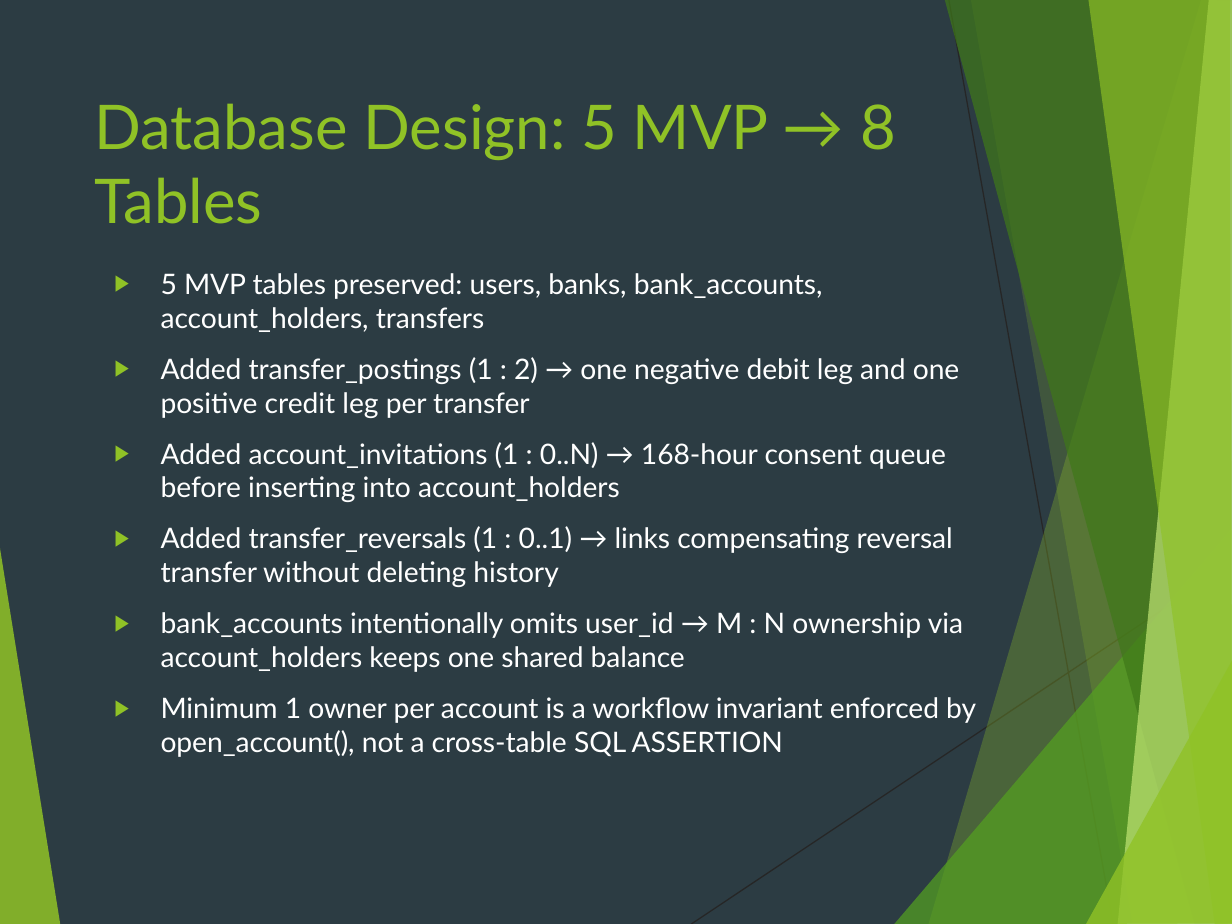
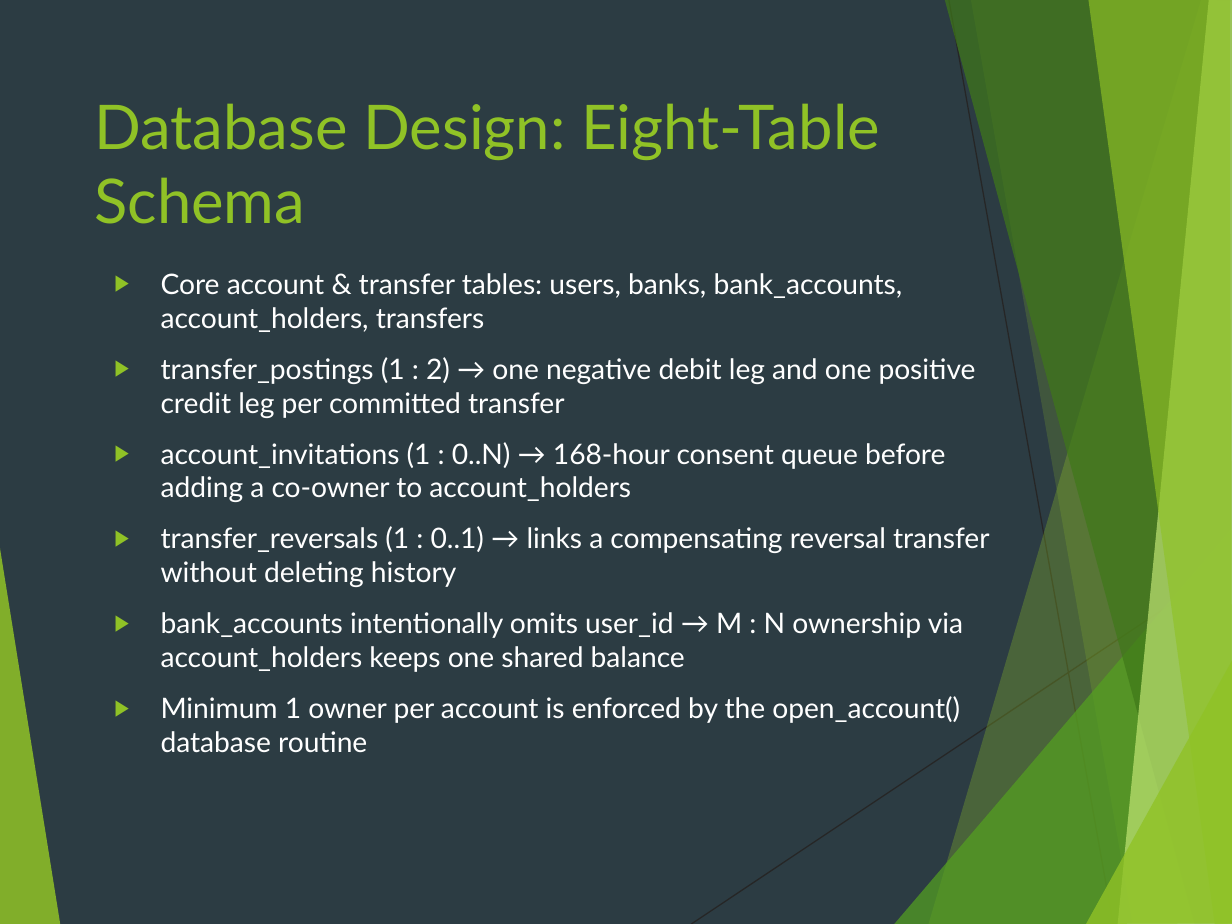
Before and after one commit to venkatasai-kadamati/paylink, a slide deck: slide 5 of docs/adb-final-presentation.pptx. Drawn at 1232x924 pixels with LibreOffice and Linux fonts; fonts in the diff are those of the drawing. Boxes give left, top, right and bottom in pixels: in the first picture for what was removed or moved away, otherwise in the second. Text is boxed around its words. In the diff, an @@ line names an element or a change of style, - is before the commit and + after.

```diff
--- a/docs/adb-final-presentation.pptx
+++ b/docs/adb-final-presentation.pptx
@@ title at [94, 103, 880, 224]: text changed @@
-Database Design: 5 MVP → 8 Tables
+Database Design: Eight-Table Schema
@@ text at [161, 273, 990, 587]: text changed @@
-▶ 5 MVP tables preserved: users, banks, bank_accounts, account_holders, transfers
-▶ Added transfer_postings (1 : 2) → one negative debit leg and one positive credit leg per transfer
-▶ Added account_invitations (1 : 0..N) → 168-hour consent queue before inserting into account_holders
-▶ Added transfer_reversals (1 : 0..1) → links compensating reversal transfer without deleting history
+▶ Core account & transfer tables: users, banks, bank_accounts, account_holders, transfers
+▶ transfer_postings (1 : 2) → one negative debit leg and one positive credit leg per committed transfer
+▶ account_invitations (1 : 0..N) → 168-hour consent queue before adding a co-owner to account_holders
+▶ transfer_reversals (1 : 0..1) → links a compensating reversal transfer without deleting history
@@ text at [161, 696, 960, 753]: text changed @@
-▶ Minimum 1 owner per account is a workflow invariant enforced by open_account(), not a cross-table SQL ASSERTION
+▶ Minimum 1 owner per account is enforced by the open_account() database routine
```
Also in this commit, not shown: 2 other slides changed, 2 other files.
